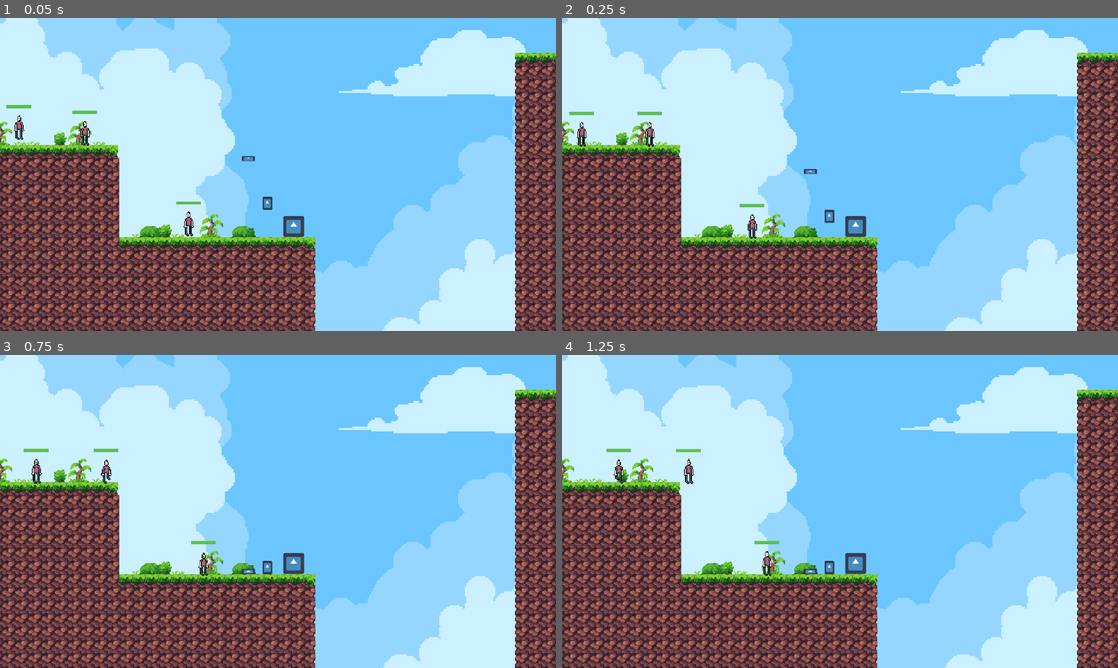
Above: before the commit, frames 1-4 (two rows, left to right).
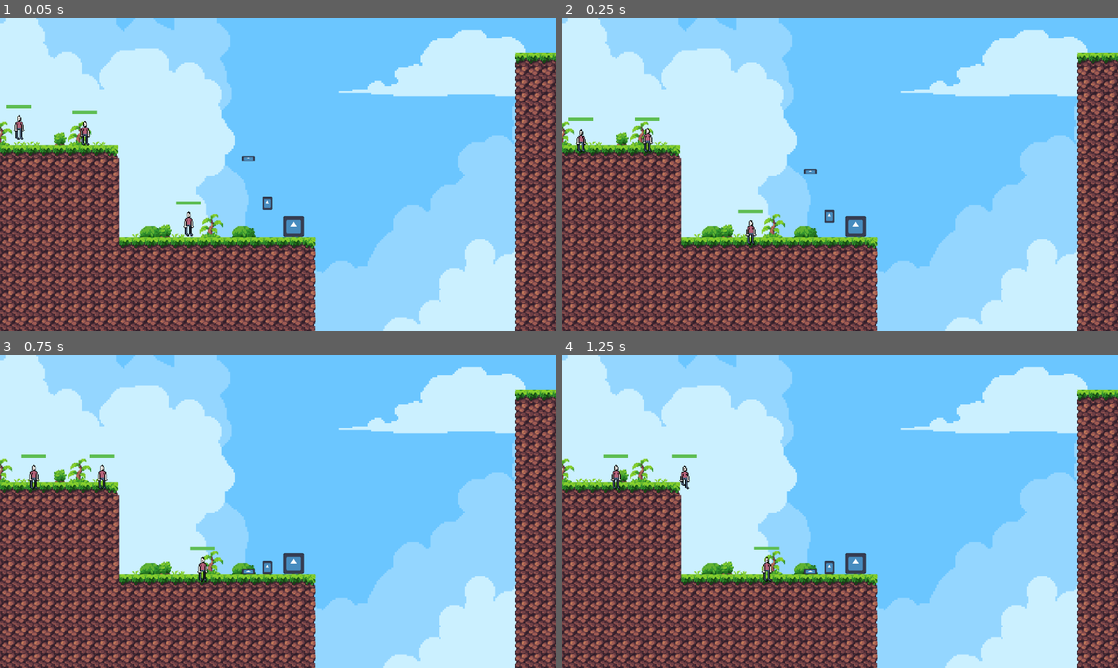
Above: after the commit, the same moments.

Repository: MichaelRRyan/ggj2024
Game: Godot game, scene res://gameplay/gameplay.tscn
The game is run twice, just before and just after one commit, with the same random seed, the same clock (stepped at 60 frames per second) and the same inputs. The engine's default icon, where the game draws it, is replaced by a stand-in: a white triangle on a blue panel in a dark square.
Inputs (mouse positions are in pixels of both pictures, inside the frame that each line leads up to):
- Up to frame 1 (0.05 s): no input
- Up to frame 2 (0.25 s): no input
- Up to frame 3 (0.75 s): move the mouse to (250, 552) at 0.52 s; press the mouse at (250, 552) at 0.53 s
- Up to frame 4 (1.25 s): no input

Frame 1 is identical in both runs. In frame 2, 0.7% of the frame differs, in the area x 1-37%, y 29-73%; in frame 3, 0.7%, in the area x 3-39%, y 29-73%; in frame 4, 0.7%.

Commit message:
Added resource drop  on tree chop
tree drops 3 resource

Diff:
--- a/Characters/tree.gd
+++ b/Characters/tree.gd
@@ -1,4 +1,16 @@
 extends StaticBody2D
+
+@export var resource_type : PackedScene
+
+@onready var level_parent = get_parent()
 
 func chop():
 	print("chopped")
+	spawn_resource()
+
+func spawn_resource():
+	for n in 3:
+		var resource_instance : Entity = resource_type.instantiate() as Entity
+		level_parent.add_child(resource_instance)
+		resource_instance.position = position
+		resource_instance.position.y -= 30 * n
--- a/Characters/tree.tscn
+++ b/Characters/tree.tscn
@@ -1,13 +1,15 @@
-[gd_scene load_steps=4 format=3 uid="uid://c0ierwhaepa5j"]
+[gd_scene load_steps=5 format=3 uid="uid://c0ierwhaepa5j"]
 
 [ext_resource type="Texture2D" uid="uid://da4qjah5rn2oc" path="res://icon.svg" id="1_4ffar"]
 [ext_resource type="Script" path="res://Characters/tree.gd" id="1_418fj"]
+[ext_resource type="PackedScene" uid="uid://c0jk0xwfft5t3" path="res://features/entity/resources/resource.tscn" id="2_cmpxf"]
 
 [sub_resource type="RectangleShape2D" id="RectangleShape2D_jx5g1"]
 
 [node name="tree" type="StaticBody2D" groups=["tree"]]
 collision_layer = 2
 script = ExtResource("1_418fj")
+resource_type = ExtResource("2_cmpxf")
 
 [node name="CollisionShape2D" type="CollisionShape2D" parent="."]
 shape = SubResource("RectangleShape2D_jx5g1")
--- a/features/entity/entity.tscn
+++ b/features/entity/entity.tscn
@@ -5,11 +5,11 @@
 [ext_resource type="Script" path="res://features/entity_pickup/pickup_component.gd" id="2_kmm32"]
 
 [sub_resource type="RectangleShape2D" id="RectangleShape2D_yb0ci"]
-size = Vector2(14, 30)
+size = Vector2(12, 16)
 
 [sub_resource type="CapsuleShape2D" id="CapsuleShape2D_q6ywv"]
-radius = 13.0
-height = 34.0
+radius = 7.0
+height = 18.0
 
 [node name="Entity" type="CharacterBody2D"]
 collision_layer = 2
